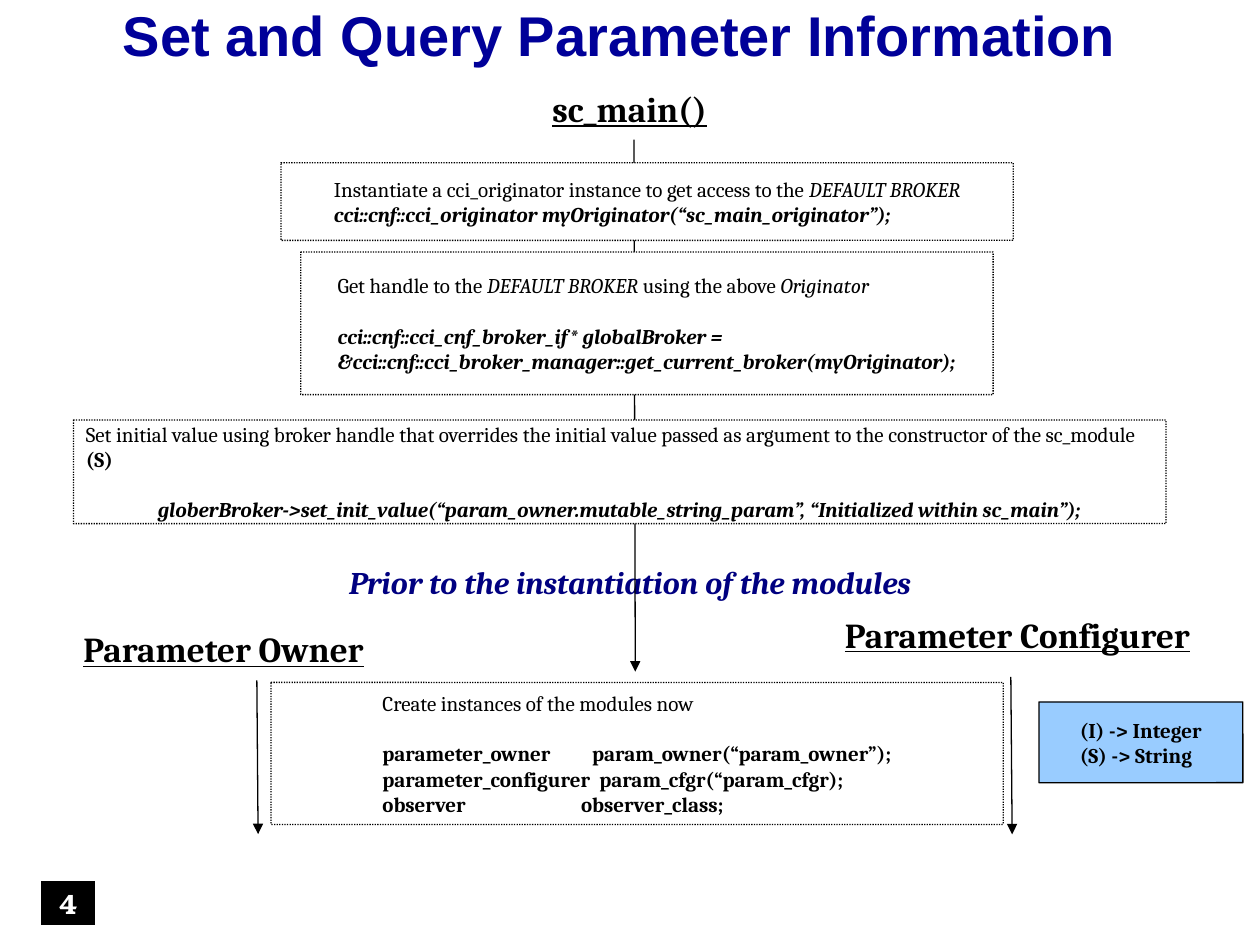
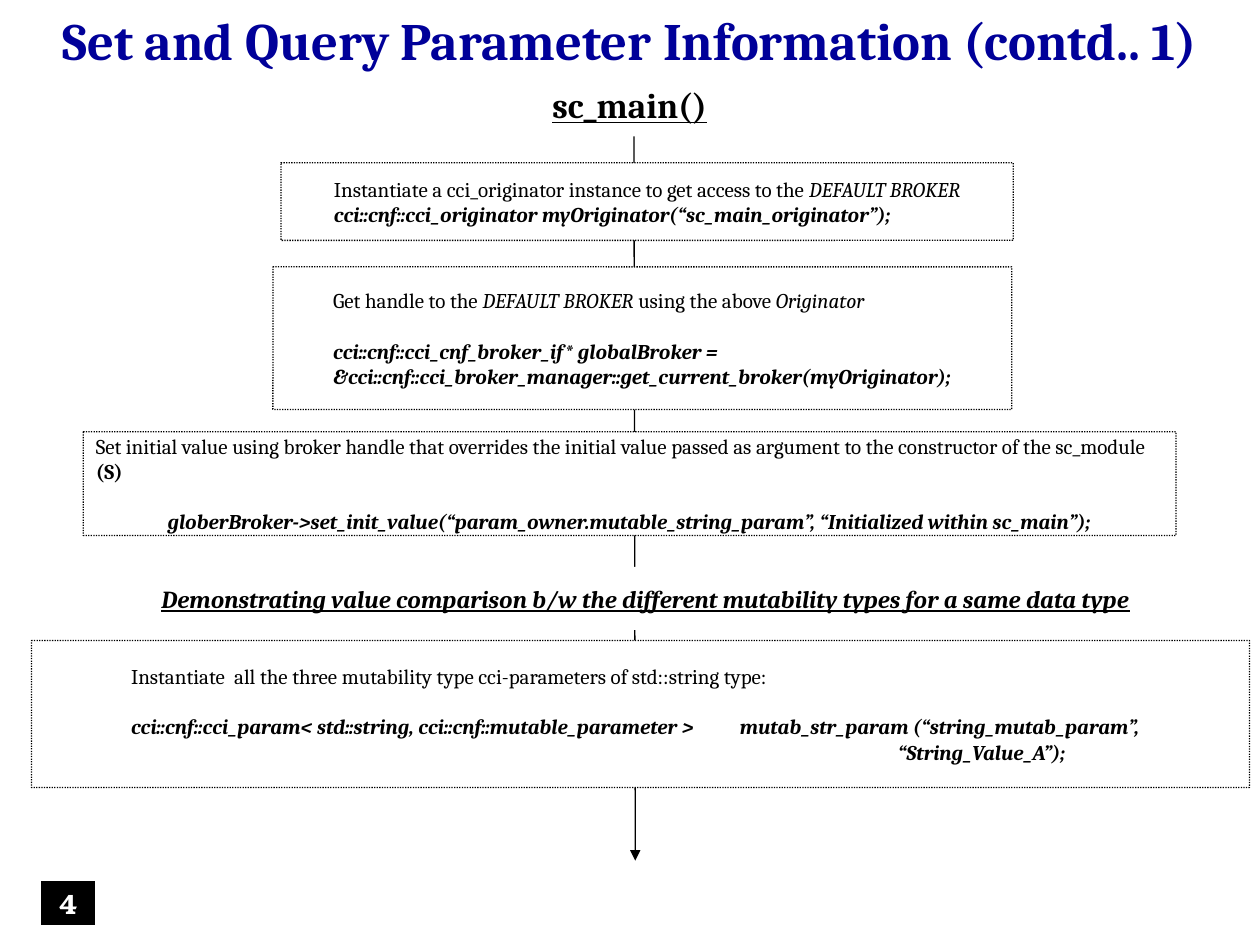
Before and after one commit to accellera-official/cci, a slide deck: slide 4 of examples/ex7_Parameter_Information/docs/ex7_Parameter_Information.ppt. Drawn at 1260x945 pixels with LibreOffice and Linux fonts; fonts in the diff are those of the drawing; background and template pictures are left out. Boxes give left, top, right and bottom in pixels: in the first picture for what was removed or moved away, otherwise in the second. Text is boxed around its words. In the diff, an @@ line names an element or a change of style, - is before the commit and + after.

Commit message:
Updating the examples :
1.  Updated ex#7 :
      -- It now illustrates a scenario for value comparison between all the three mutable types of a data type
      -- Presentation updated accordingly (see slides #4 and #5)

2.  Work In Progress for ex#19 :
      -- Code updated for internal review (work in progress)
      -- Presentation will be added soon

```diff
--- a/examples/ex7_Parameter_Information/docs/ex7_Parameter_Information.ppt
+++ b/examples/ex7_Parameter_Information/docs/ex7_Parameter_Information.ppt
@@ text at (62, 22, 1197, 72): text changed; size 32 to 30 pt; font Arial to Cambria @@
-Set and Query Parameter Information
+Set and Query Parameter Information (contd.. 1)
@@ text "sc_main()": place and size @@
-text "sc_main()" at (552, 96, 706, 128)
+text "sc_main()" at (552, 92, 706, 124)
@@ arrow moved from (634, 136) - (635, 672) to (634, 136) - (635, 861) @@
@@ rounded rectangle "Get handle to the DEFAULT ...": place and size @@
-rounded rectangle "Get handle to the DEFAULT ..." at (301, 252, 993, 394)
+rounded rectangle "Get handle to the DEFAULT ..." at (273, 267, 1012, 410)
@@ rounded rectangle "Set initial value using broker ...": place and size @@
-rounded rectangle "Set initial value using broker ..." at (73, 420, 1166, 523)
+rounded rectangle "Set initial value using broker ..." at (83, 432, 1176, 536)
@@ text removed at (349, 566, 911, 602) @@
-Prior to the instantiation of the modules
@@ text added at (161, 590, 1129, 613), 14 pt, text #000000, bold, italic, underline @@
+Demonstrating value comparison b/w the different mutability types for a same data type
@@ text removed at (845, 623, 1190, 656) @@
-Parameter Configurer
@@ rounded rectangle added at (32, 640, 1250, 788), fill #FFFFFF, outline #000000 0.74 pt dashed, 12 pt, text #000000, bold, italic @@
+Instantiate all the three mutability type cci-parameters of std::string type:
+cci::cnf::cci_param< std::string, cci::cnf::mutable_parameter > mutab_str_param (“string_mutab_param”,
+“String_Value_A”);
@@ text removed at (83, 638, 364, 667) @@
-Parameter Owner
@@ arrow removed from (257, 677) to (258, 834) @@
@@ rounded rectangle removed at (271, 683, 1003, 825) @@
-Create instances of the modules now
-parameter_owner param_owner(“param_owner”);
-parameter_configurer param_cfgr(“param_cfgr);
-observer observer_class;
@@ arrow removed from (1011, 677) to (1012, 834) @@
@@ rounded rectangle removed at (1040, 702, 1244, 782) @@
-(I) -> Integer
-(S) -> String
```
Also in this commit, not shown: 19 other slides changed, 1 slide added, 10 other files.
